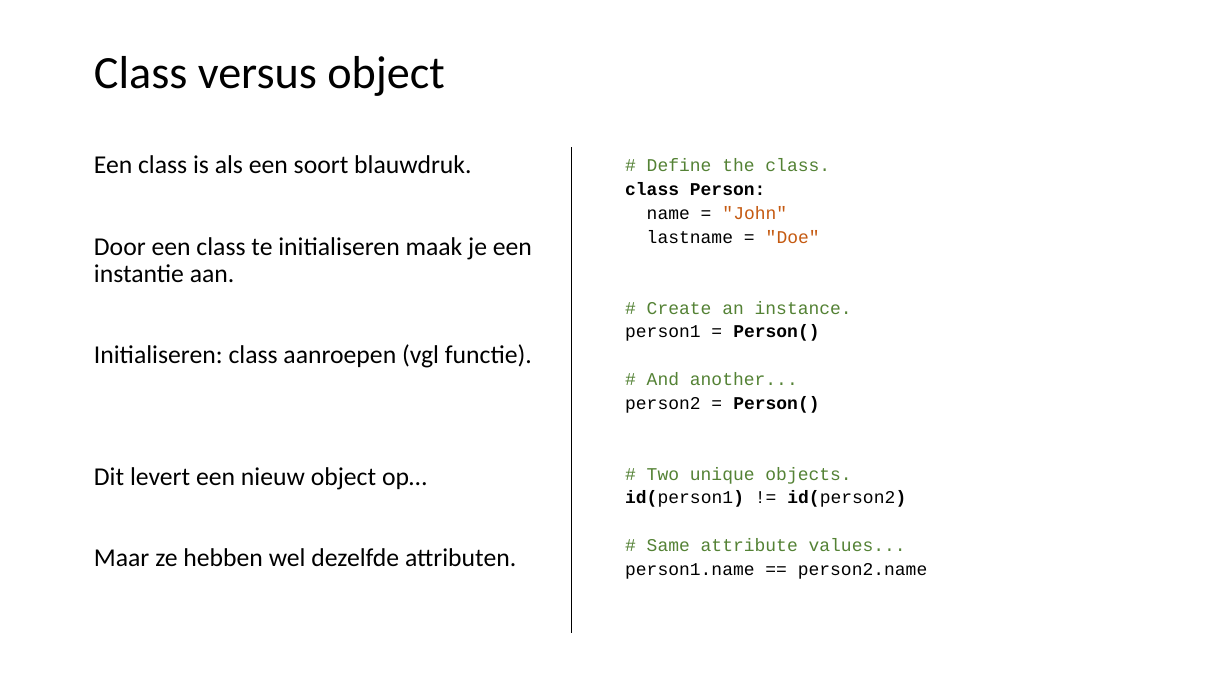
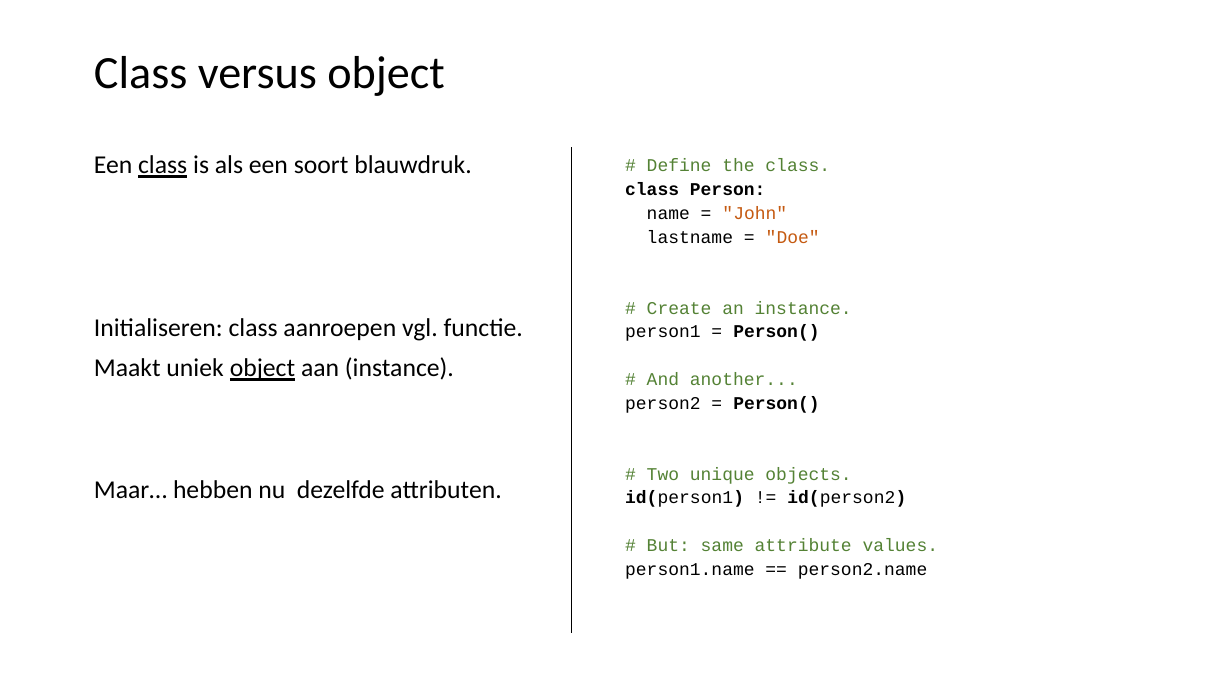
Before and after one commit to LFKoning/knowledge-sharing, a slide deck: slide 53 of python_course/1_basics_classes/python_cursus_1.pptx. Drawn at 1232x693 pixels with LibreOffice and Linux fonts; fonts in the diff are those of the drawing. Boxes give left, top, right and bottom in pixels: in the first picture for what was removed or moved away, otherwise in the second. Text is boxed around its words. In the diff, an @@ line names an element or a change of style, - is before the commit and + after.

```diff
--- a/python_course/1_basics_classes/python_cursus_1.pptx
+++ b/python_course/1_basics_classes/python_cursus_1.pptx
@@ text at bbox=[94, 155, 471, 178]: underline on in "class" @@
@@ text at bbox=[94, 318, 523, 499]: text changed @@
-Door een class te initialiseren maak je een instantie aan.
-Initialiseren: class aanroepen (vgl functie).
-Dit levert een nieuw object op…
-Maar ze hebben wel dezelfde attributen.
+Initialiseren: class aanroepen vgl. functie.
+Maakt uniek object aan (instance).
+Maar… hebben nu dezelfde attributen.
@@ text at bbox=[647, 538, 939, 551]: text changed @@
-# Same attribute values...
+# But: same attribute values.
```
Also in this commit, not shown: 6 other slides changed, 1 slide added, 3 other files.
